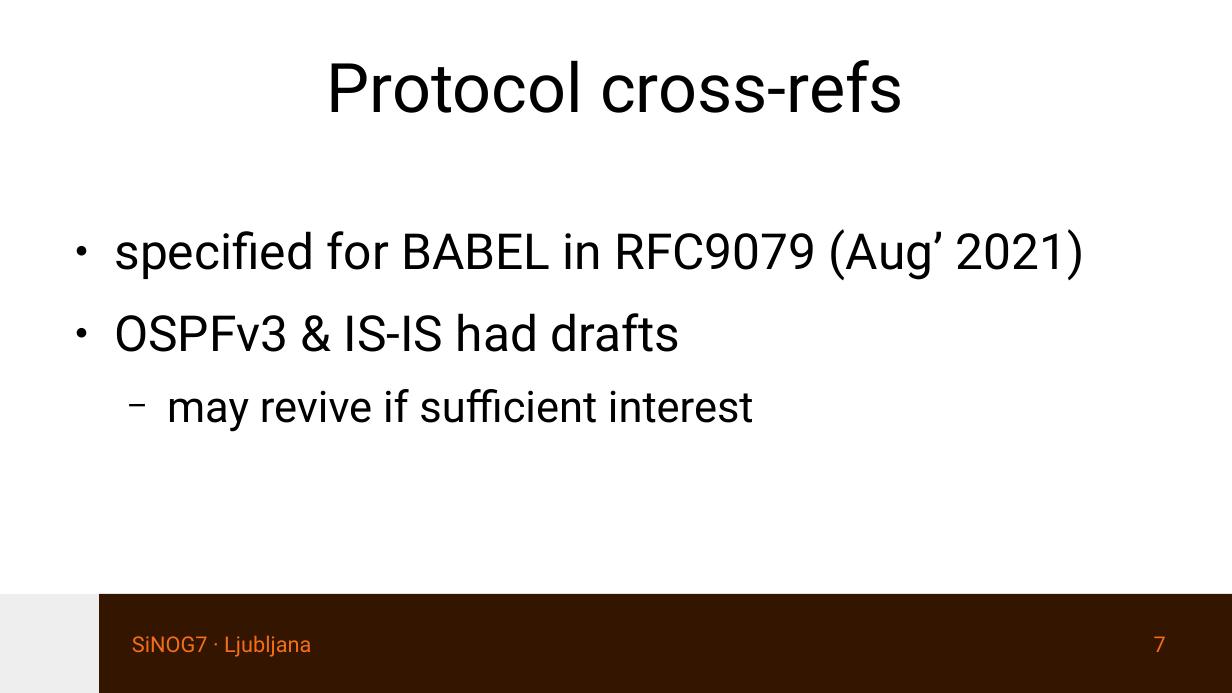
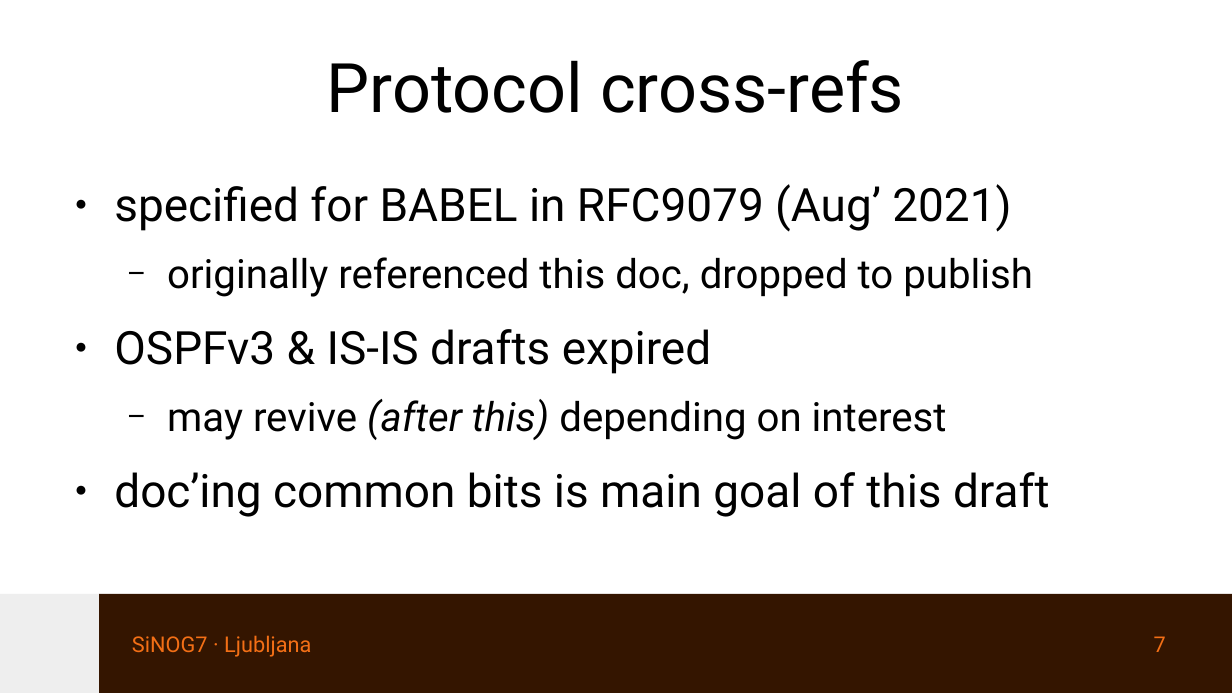
Before and after one commit to eqvinox/rtgwg-dst-src-routing, a slide deck: slide 7 of ietf121-rtgwg-dst-src-routing.odp. Drawn at 1232x693 pixels with LibreOffice and Linux fonts; fonts in the diff are those of the drawing. Boxes give left, top, right and bottom in pixels: in the first picture for what was removed or moved away, otherwise in the second. Text is boxed around its words. In the diff, an @@ line names an element or a change of style, - is before the commit and + after.

```diff
--- a/ietf121-rtgwg-dst-src-routing.odp
+++ b/ietf121-rtgwg-dst-src-routing.odp
@@ text "specified for BABEL in RFC9079 ...": place and size @@
-text "specified for BABEL in RFC9079 ..." at <box>114,229,1085,432</box>
+text "specified for BABEL in RFC9079 ..." at <box>114,184,1050,517</box>
@@ text at <box>114,184,1011,232</box>: size 32 to 29.6 pt in "specified for BABEL in RFC9079 (Aug’ 2021)" @@
@@ text at <box>114,257,1050,517</box>: text changed; size 28 to 25.9 pt @@
-● OSPFv3 & IS-IS had drafts
-  − may revive if sufficient interest
+  − originally referenced this doc, dropped to publish
+● OSPFv3 & IS-IS drafts expired
+  − may revive (after this) depending on interest
+● doc’ing common bits is main goal of this draft
```
Also in this commit, not shown: 9 other slides changed, 1 other file.
